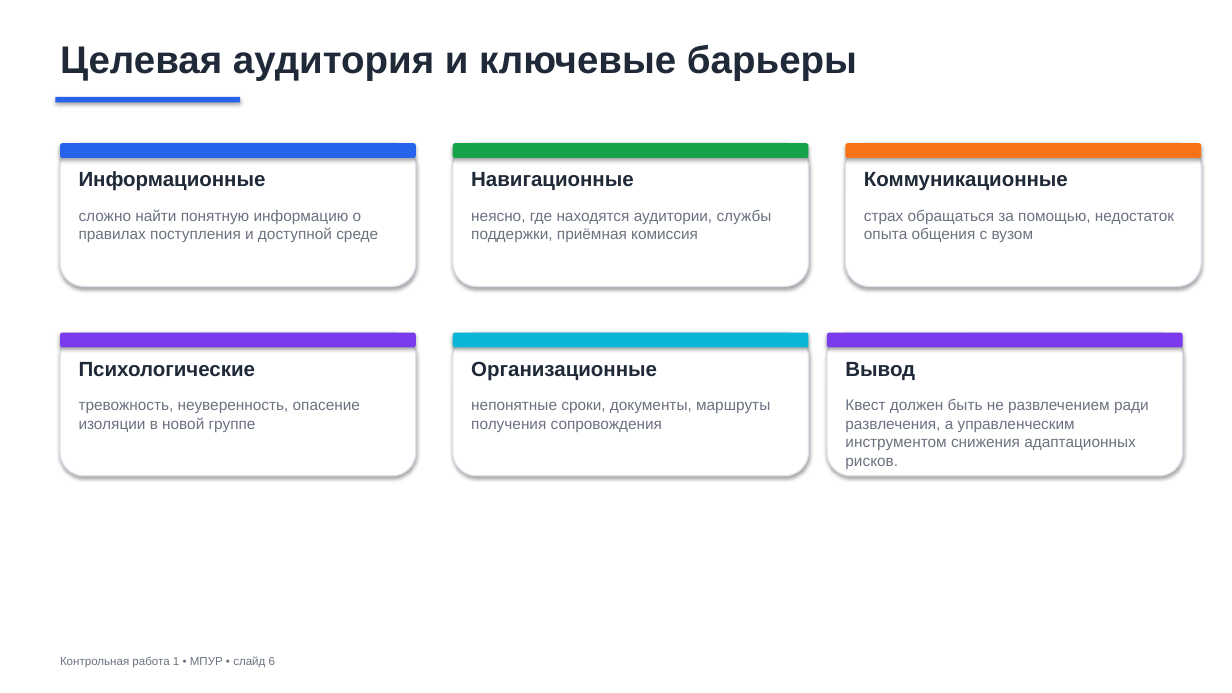
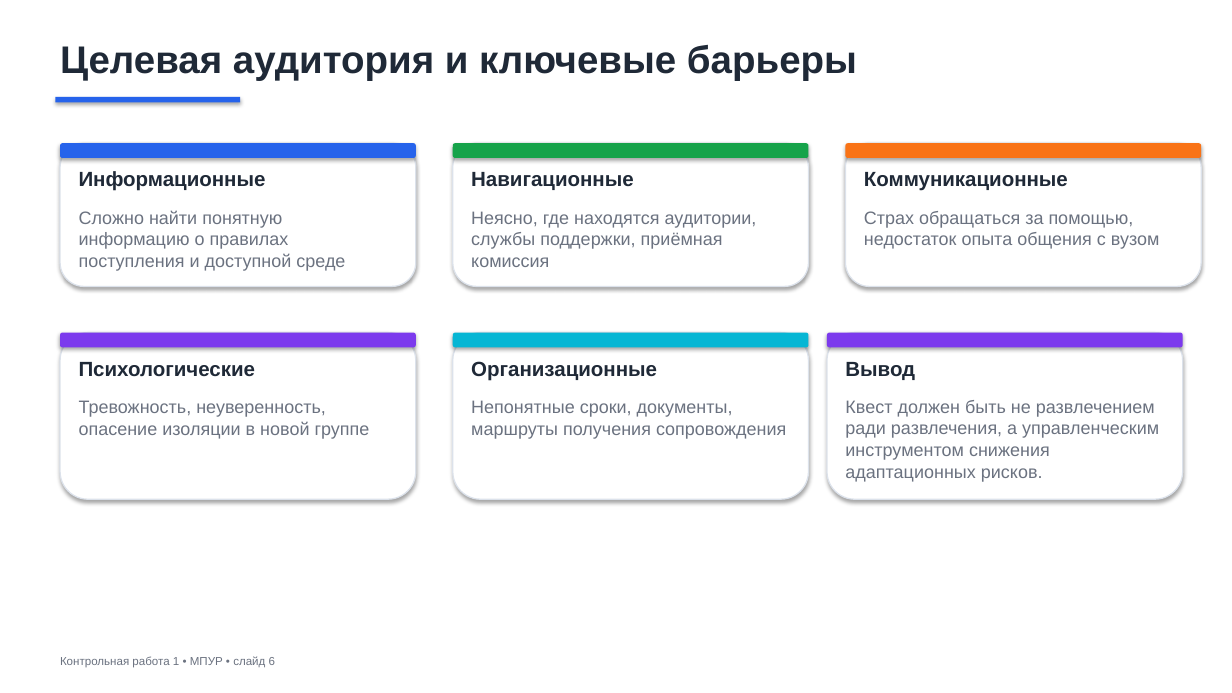
Before and after one commit to 2-H4RD/University, a slide deck: slide 6 of Методы принятия управленческих решений/Контрольная работа 1/КР1.pptx. Drawn at 1232x693 pixels with LibreOffice and Linux fonts; fonts in the diff are those of the drawing. Boxes give left, top, right and bottom in pixels: in the first picture for what was removed or moved away, otherwise in the second. Text is boxed around its words. In the diff, an @@ line names an element or a change of style, - is before the commit and + after.

```diff
--- a/Методы принятия управленческих решений/Контрольная работа 1/КР1.pptx
+++ b/Методы принятия управленческих решений/Контрольная работа 1/КР1.pptx
@@ text at (79,210,345,271): text changed; size 12 to 14 pt @@
-сложно найти понятную информацию о правилах поступления и доступной среде
+Сложно найти понятную информацию о правилах поступления и доступной среде
@@ text at (471,211,757,267): text changed; size 12 to 14 pt @@
-неясно, где находятся аудитории, службы поддержки, приёмная комиссия
+Неясно, где находятся аудитории, службы поддержки, приёмная комиссия
@@ text at (864,211,1160,249): text changed; size 12 to 14 pt @@
-страх обращаться за помощью, недостаток опыта общения с вузом
+Страх обращаться за помощью, недостаток опыта общения с вузом
@@ rounded rectangle: place and size @@
-rounded rectangle at (60,333,416,476)
+rounded rectangle at (60,333,416,499)
@@ rounded rectangle: place and size @@
-rounded rectangle at (453,333,809,476)
+rounded rectangle at (453,333,809,499)
@@ rounded rectangle: place and size @@
-rounded rectangle at (827,333,1183,476)
+rounded rectangle at (827,333,1183,499)
@@ text at (79,400,370,439): text changed; size 12 to 14 pt @@
-тревожность, неуверенность, опасение изоляции в новой группе
+Тревожность, неуверенность, опасение изоляции в новой группе
@@ text at (471,400,786,439): text changed; size 12 to 14 pt @@
-непонятные сроки, документы, маршруты получения сопровождения
+Непонятные сроки, документы, маршруты получения сопровождения
@@ text "Квест должен быть не развлечением ..." at (845,400,1159,482): size 12 to 14 pt @@
```
Also in this commit, not shown: 1 other slide changed, 1 other file.
